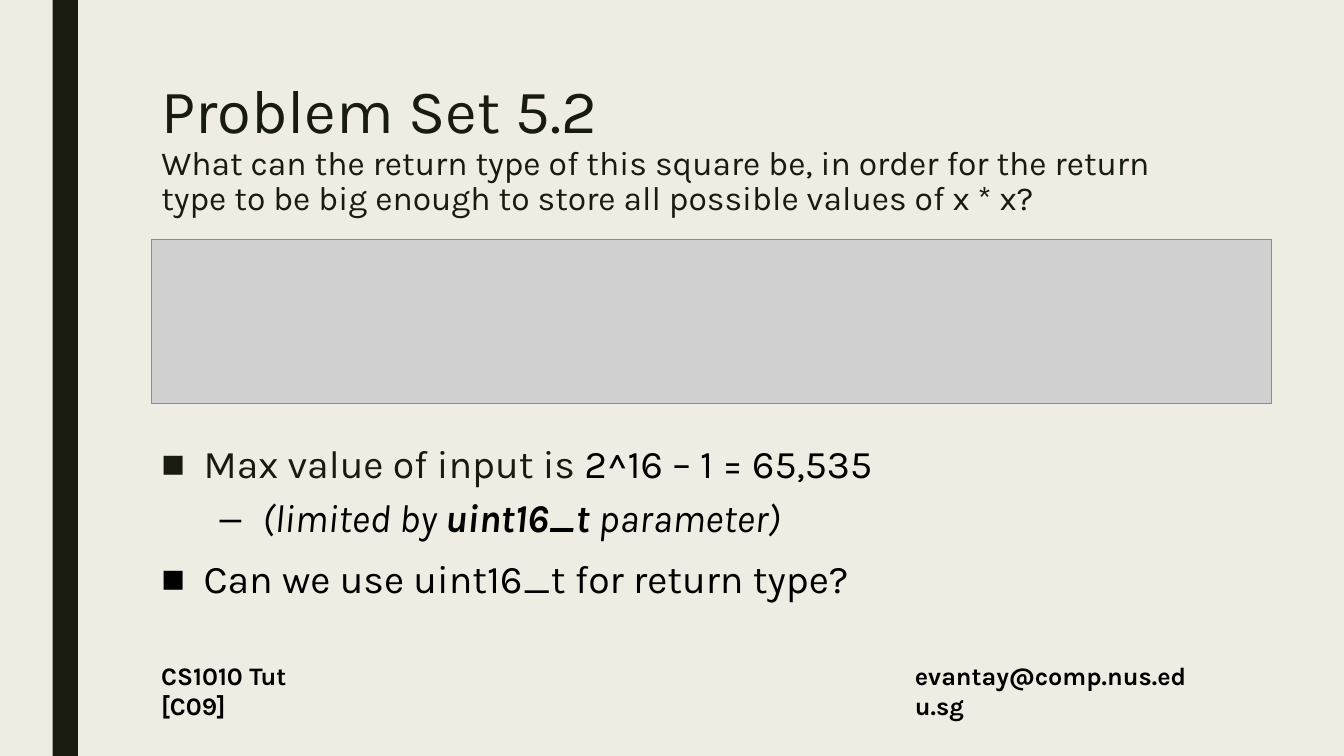
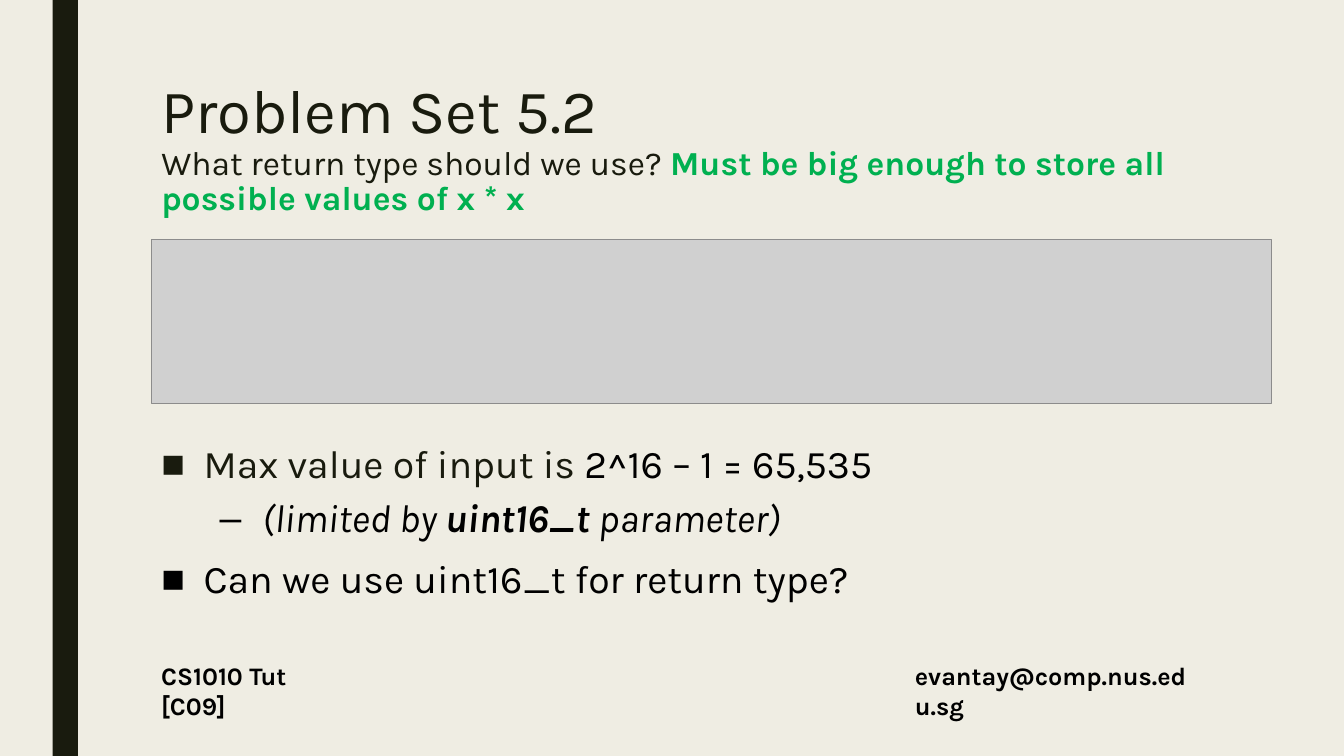
Before and after one commit to DigiPie/CS1010-Tutorial-C09, a slide deck: slide 26 of Tutorial 2/CS1010_TutC09_2.pptx. Drawn at 1344x756 pixels with LibreOffice and Linux fonts; fonts in the diff are those of the drawing; grey boxes stand for pictures. Boxes give left, top, right and bottom in pixels: in the first picture for what was removed or moved away, otherwise in the second. Text is boxed around its words. In the diff, an @@ line names an element or a change of style, - is before the commit and + after.

```diff
--- a/Tutorial 2/CS1010_TutC09_2.pptx
+++ b/Tutorial 2/CS1010_TutC09_2.pptx
@@ title at (161,91,1165,218): text changed; text colour #191B0E to #00B050; bold on @@
-Problem Set 5.2
-What can the return type of this square be, in order for the return type to be big enough to store all possible values of x * x?
+Problem Set 5.2
+What return type should we use? Must be big enough to store all possible values of x * x
```
Also in this commit, not shown: 8 other slides changed, 2 slides added, 2 slides removed, 3 other files.
